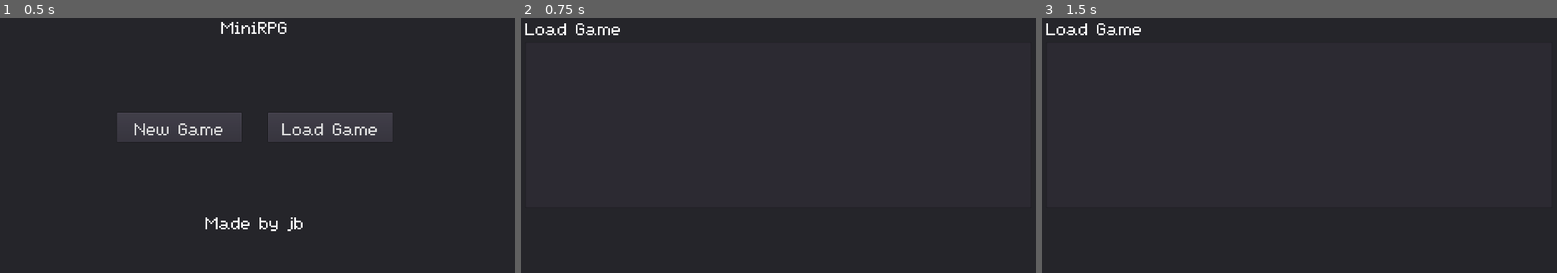
Above: before the commit, frames 1-3 (left to right).
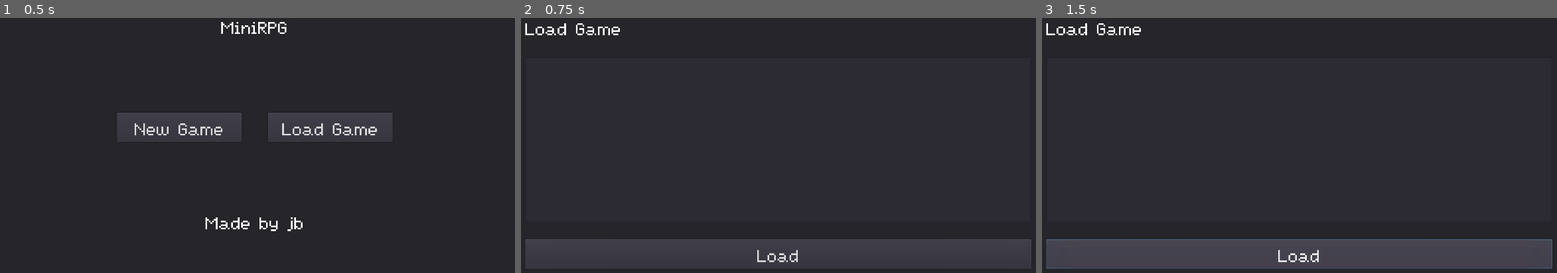
Above: after the commit, the same moments.

Repository: majormunky/MiniRPG
Game: Godot game, scene res://scenes/MainMenu.tscn
Same seed, same stepped clock (60 frames per second), same inputs: the game is played once before the commit and once after it.
Inputs (mouse positions are in pixels of both pictures, inside the frame that each line leads up to):
- Up to frame 1 (0.5 s): no input
- Up to frame 2 (0.75 s): click "Load Game" at 0.5 s
- Up to frame 3 (1.5 s): click (1299, 255) at 1.25 s, where only the run after the commit has a clickable "Load"

Frame 1 is identical in both runs. In frame 2, 7.0% of the frame differs, in the area x 0-100%, y 86-99%; in frame 3, 11%.

Commit message:
We can now load saved games

Diff:
--- a/scenes/LoadGame.gd
+++ b/scenes/LoadGame.gd
@@ -13,3 +13,30 @@
 
 	for line in saved_game_file_list:
 		save_game_list.add_item(" " + line.split(":")[0])
+
+
+func _on_LoadGameButton_pressed():
+	# load saved game
+	var selected_save = save_game_list.get_selected_items()
+	if len(selected_save) == 0:
+		return
+
+	selected_save = saved_game_file_list[selected_save[0]]
+	var parts = selected_save.split(":")
+
+	var save_file = File.new()
+	print(parts[1])
+	if save_file.file_exists("user://" + parts[1]):
+		save_file.open("user://" + parts[1], File.READ)
+		var save_text = save_file.get_as_text()
+		save_file.close()
+		var lines = save_text.split("\n")
+
+		for line in lines:
+			var line_parts = line.split(":")
+			if line_parts[0] == "name":
+				PlayerData.player_name = line_parts[1]
+			elif line_parts[0] == "type":
+				PlayerData.char_type = line_parts[1]
+
+		get_tree().change_scene("res://scenes/Game.tscn")
--- a/scenes/LoadGame.tscn
+++ b/scenes/LoadGame.tscn
@@ -36,6 +36,7 @@
 margin_top = 20.0
 margin_right = 1260.0
 margin_bottom = 780.0
+custom_constants/separation = 40
 
 [node name="Label" type="Label" parent="MarginContainer/VBoxContainer"]
 margin_right = 1220.0
@@ -44,9 +45,18 @@
 text = "Load Game"
 
 [node name="ItemList" type="ItemList" parent="MarginContainer/VBoxContainer"]
-margin_top = 69.0
+margin_top = 105.0
 margin_right = 1220.0
-margin_bottom = 469.0
+margin_bottom = 505.0
 rect_min_size = Vector2( 0, 400 )
 theme = ExtResource( 1 )
 auto_height = true
+
+[node name="LoadGameButton" type="Button" parent="MarginContainer/VBoxContainer"]
+margin_top = 545.0
+margin_right = 1220.0
+margin_bottom = 616.0
+theme = ExtResource( 1 )
+text = "Load"
+
+[connection signal="pressed" from="MarginContainer/VBoxContainer/LoadGameButton" to="." method="_on_LoadGameButton_pressed"]
